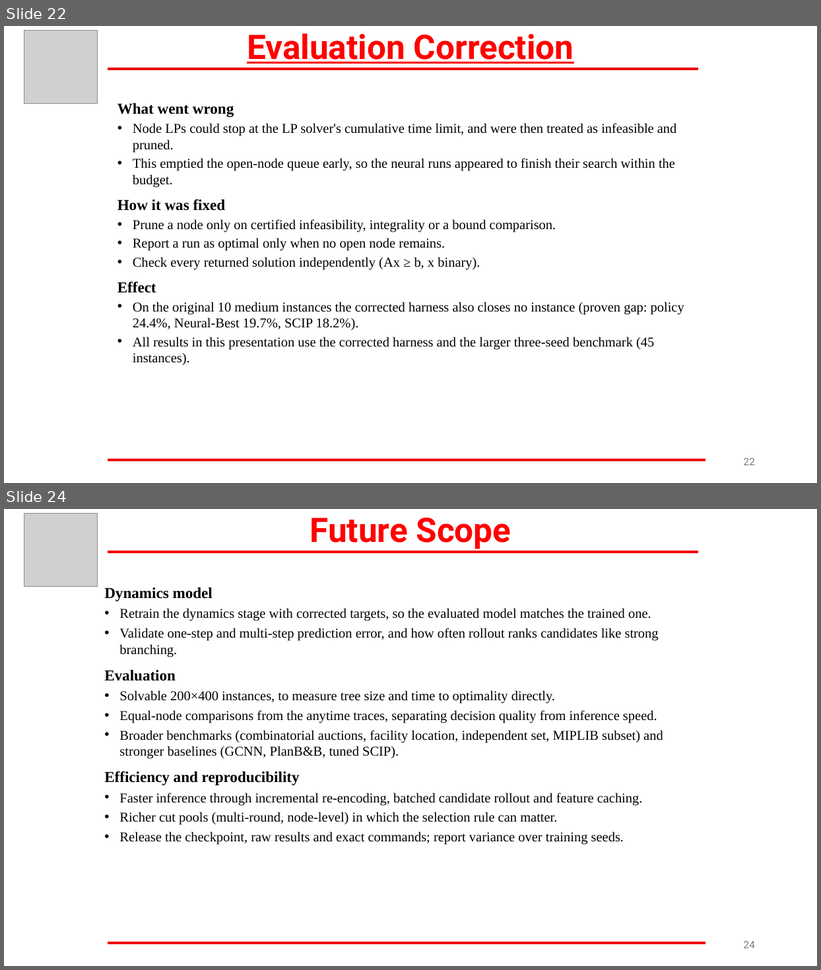
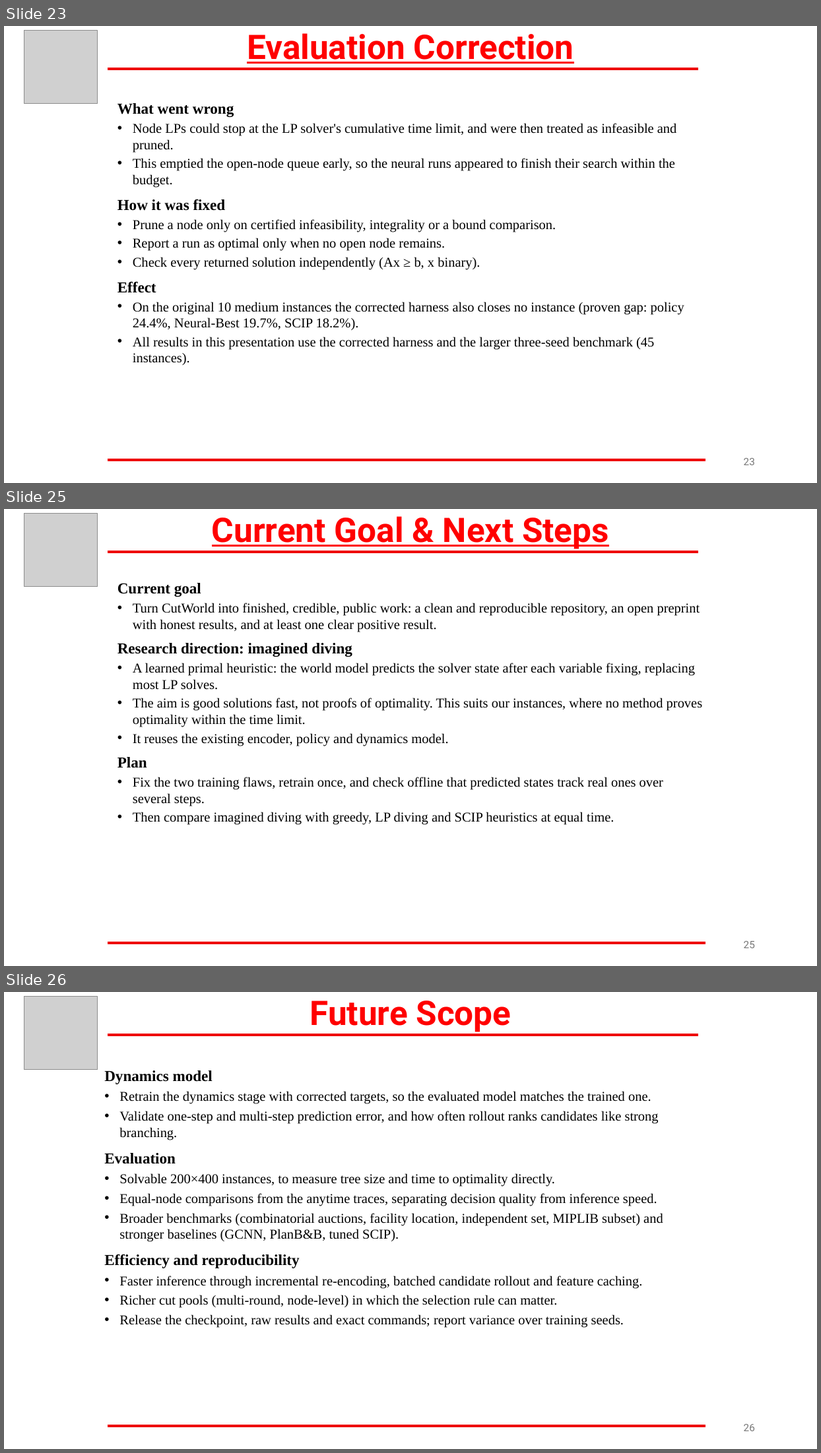
Before and after one commit to VarunGawali/bnb-world-model, a slide deck: paper/MTP_Presentation_updated.pptx. Shown one above the other, each under a label of ours: slides 22 and 24 before the commit, slides 23, 25 and 26 after it; the slides between them are not shown. The pictures are 821x970 and 821x1453 pixels, drawn with LibreOffice and Linux fonts; fonts in the diff are those of the drawing; grey boxes stand for pictures. Boxes give left, top, right and bottom in pixels: in the first picture for what was removed or moved away, otherwise in the second. Text is boxed around its words. In the diff, an @@ line names an element or a change of style, - is before the commit and + after.

```diff
--- a/paper/MTP_Presentation_updated.pptx
+++ b/paper/MTP_Presentation_updated.pptx
@@ slide 25 added at (4, 509, 817, 966), background #FFFFFF @@
@@ picture added at (24, 513, 97, 586) @@
@@ text added at (212, 516, 609, 549), 40 pt, text #FF0000, bold, underline @@
+Current Goal & Next Steps
@@ line added from (107, 553) to (698, 553), #EE0000 3 pt @@
@@ text added at (118, 583, 703, 825), 16 pt, text #000000 @@
+Current goal
+• Turn CutWorld into finished, credible, public work: a clean and reproducible repository, an open preprint with honest results, and at least one clear positive result.
+Research direction: imagined diving
+• A learned primal heuristic: the world model predicts the solver state after each variable fixing, replacing most LP solves.
+• The aim is good solutions fast, not proofs of optimality. This suits our instances, where no method proves optimality within the time limit.
+• It reuses the existing encoder, policy and dynamics model.
+Plan
+• Fix the two training flaws, retrain once, and check offline that predicted states track real ones over several steps.
+• Then compare imagined diving with greedy, LP diving and SCIP heuristics at equal time.
@@ line added from (107, 943) to (706, 943), #EE0000 3 pt @@
@@ page number added at (744, 941, 755, 949), 12 pt, text #797979 @@
+25
@@ what was slide 22 is now slide 23 @@
@@ page number at (744, 458, 755, 466): text changed @@
-22
+23
@@ what was slide 24 is now slide 26 @@
@@ page number at (744, 1424, 755, 1432): text changed @@
-24
+26
```
Also in this commit, not shown: 2 slides changed, 1 other slide added.
